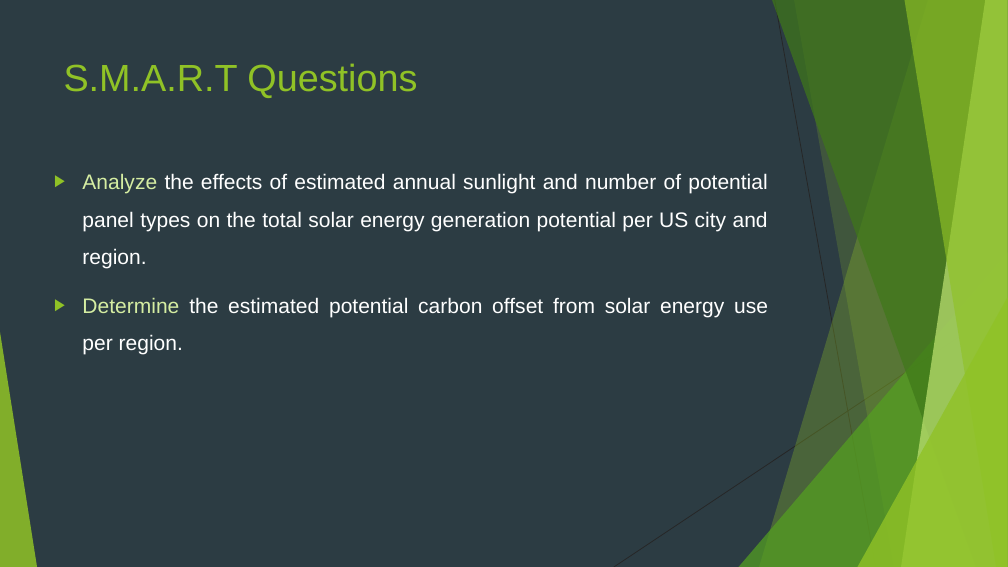
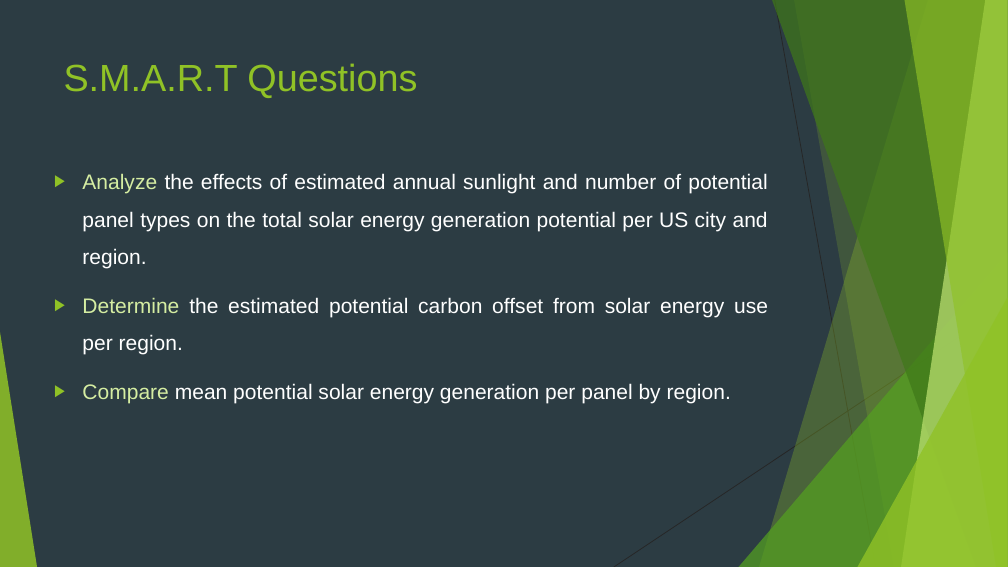
Before and after one commit to breardon7/6101-GroupProjects, a slide deck: slide 7 of 6101 Group Project New Version_Jichong_3.20.pptx. Drawn at 1008x567 pixels with LibreOffice and Linux fonts; fonts in the diff are those of the drawing. Boxes give left, top, right and bottom in pixels: in the first picture for what was removed or moved away, otherwise in the second. Text is boxed around its words. In the diff, an @@ line names an element or a change of style, - is before the commit and + after.

```diff
--- a/6101 Group Project New Version_Jichong_3.20.pptx
+++ b/6101 Group Project New Version_Jichong_3.20.pptx
@@ text at bbox=[82, 383, 731, 403]: paragraph added @@
+▶ Compare mean potential solar energy generation per panel by region.
```
Also in this commit, not shown: 7 other slides changed, 2 other files.
